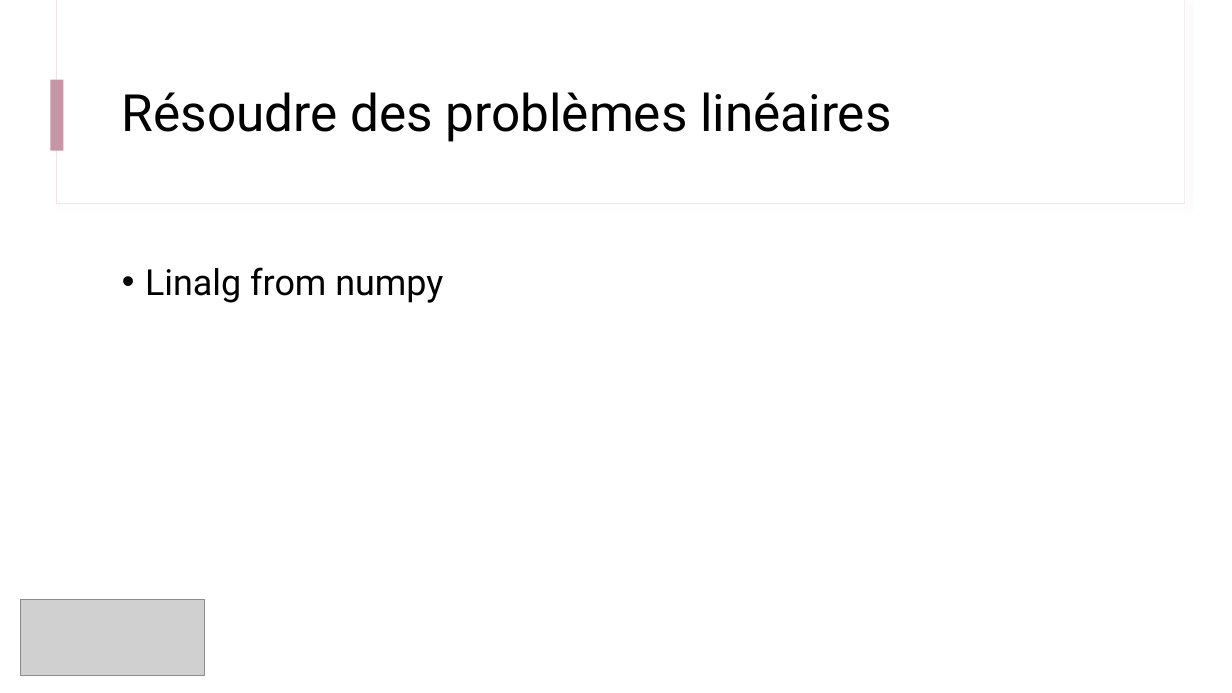
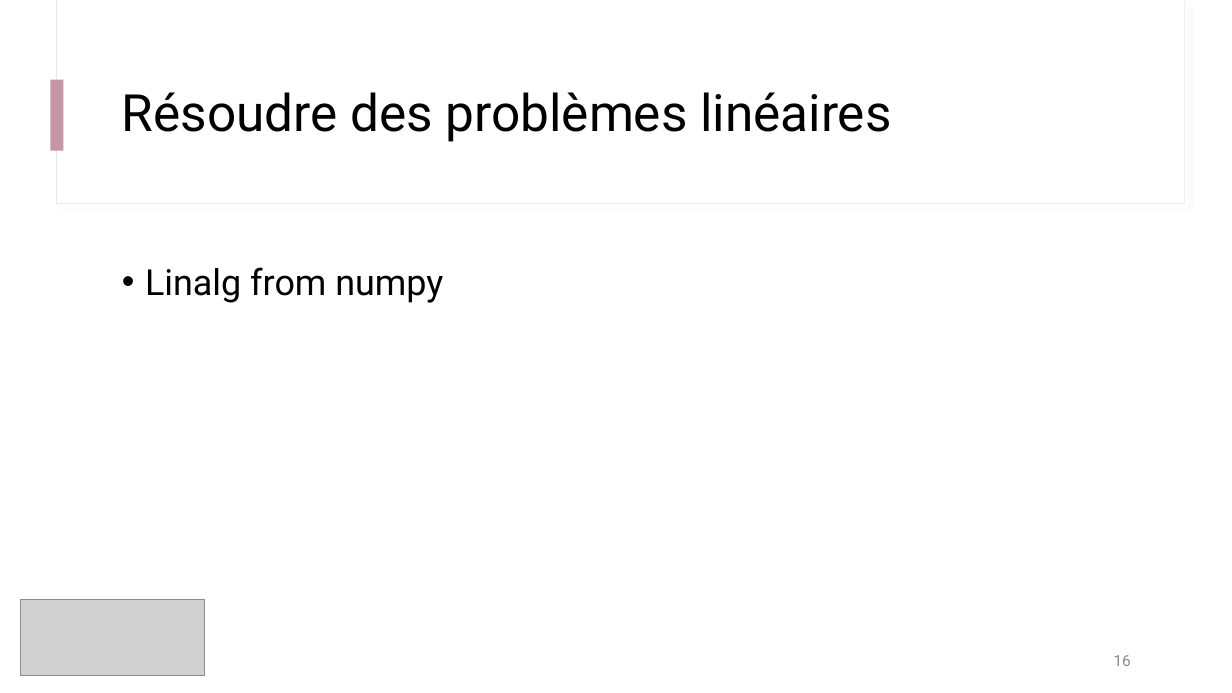
Before and after one commit to IOGS-Digital-Methods/semester-5, a slide deck: slide 16 of s5_outils_numeriques/b1_outils_numeriques/seance1_demistifier_python/B1_1_Demystifier_Python.pptx (slide 13 before the commit). Drawn at 1232x693 pixels with LibreOffice and Linux fonts; fonts in the diff are those of the drawing; grey boxes stand for pictures. Boxes give left, top, right and bottom in pixels: in the first picture for what was removed or moved away, otherwise in the second. Text is boxed around its words. In the diff, an @@ line names an element or a change of style, - is before the commit and + after.

```diff
--- a/s5_outils_numeriques/b1_outils_numeriques/seance1_demistifier_python/B1_1_Demystifier_Python.pptx
+++ b/s5_outils_numeriques/b1_outils_numeriques/seance1_demistifier_python/B1_1_Demystifier_Python.pptx
@@ page number added at box(1114, 655, 1131, 666), 12 pt, text #8C8C8C @@
+16
```
Also in this commit, not shown: 12 other slides changed, 4 slides added, 19 other files.
